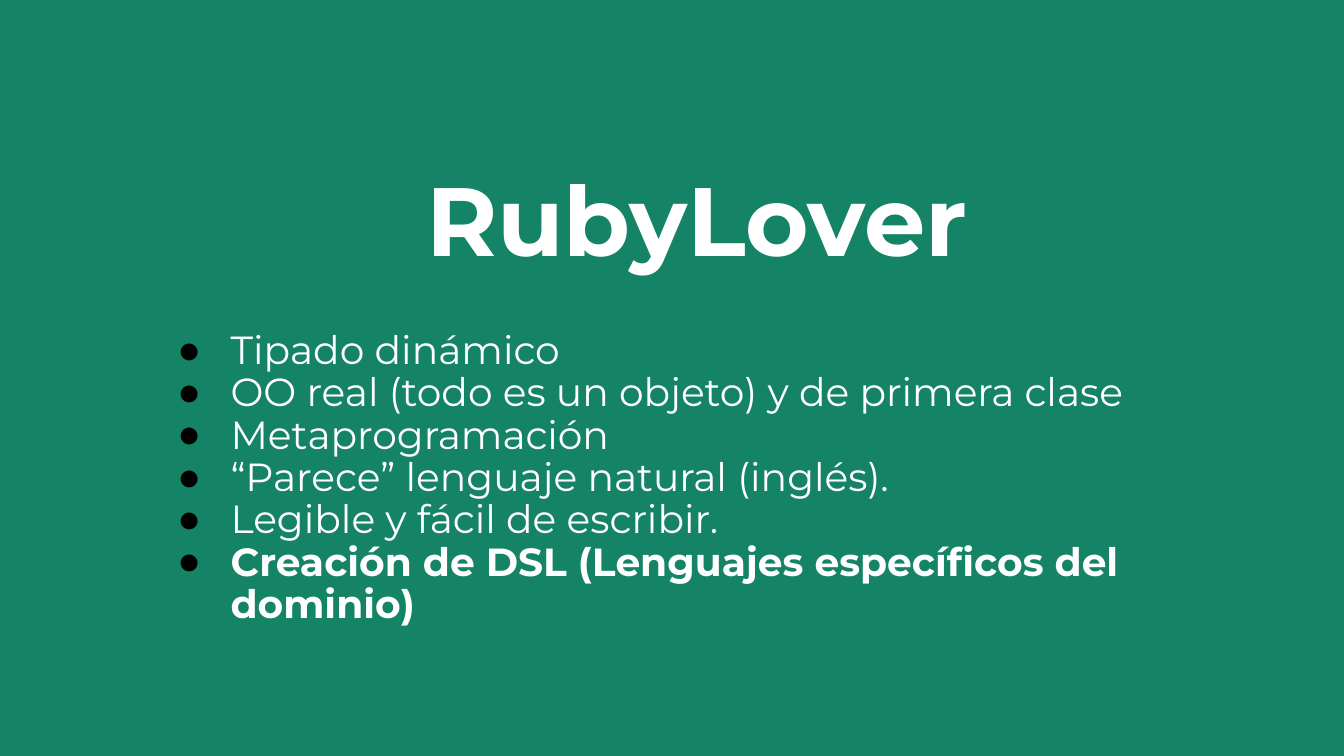
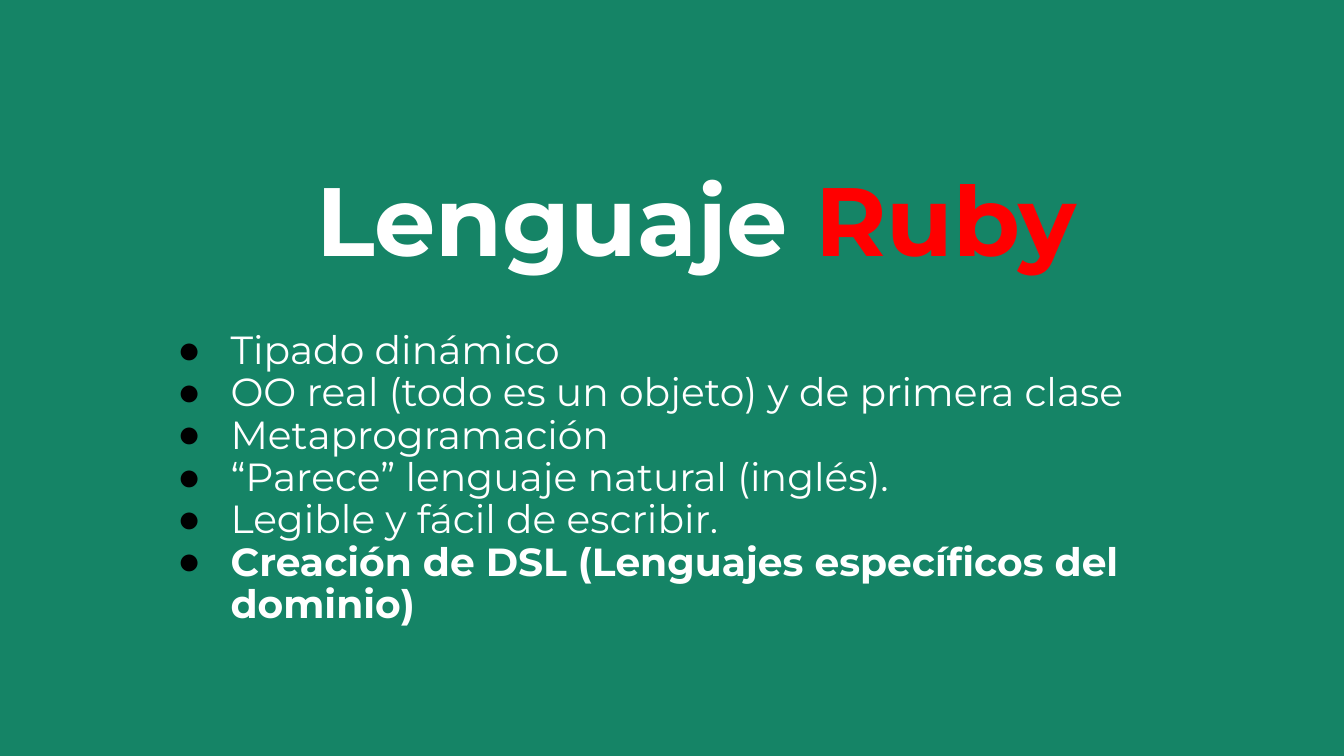
Before and after one commit to dvarrui/charlas, a slide deck: slide 29 of teuton/rubysur.2608/20260819-teuton-rubysur.odp (slide 26 before the commit). Drawn at 1344x756 pixels with LibreOffice and Linux fonts; fonts in the diff are those of the drawing. Boxes give left, top, right and bottom in pixels: in the first picture for what was removed or moved away, otherwise in the second. Text is boxed around its words. In the diff, an @@ line names an element or a change of style, - is before the commit and + after.

```diff
--- a/teuton/rubysur.2608/20260819-teuton-rubysur.odp
+++ b/teuton/rubysur.2608/20260819-teuton-rubysur.odp
@@ title at box(316, 179, 1077, 276): text changed @@
-RubyLover
+Lenguaje Ruby
```
Also in this commit, not shown: 10 other slides changed, 6 slides added, 2 slides removed, 17 other files.
